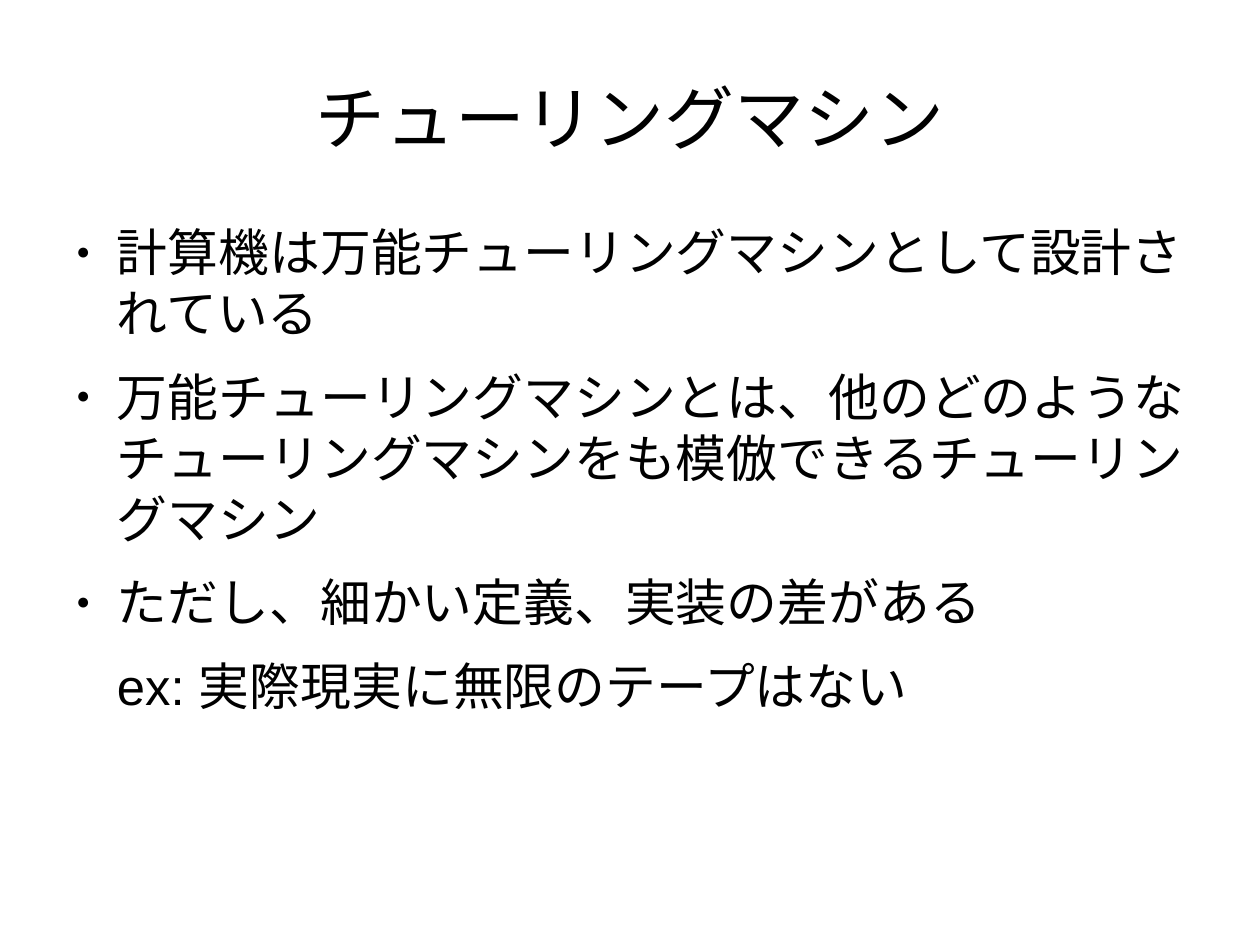
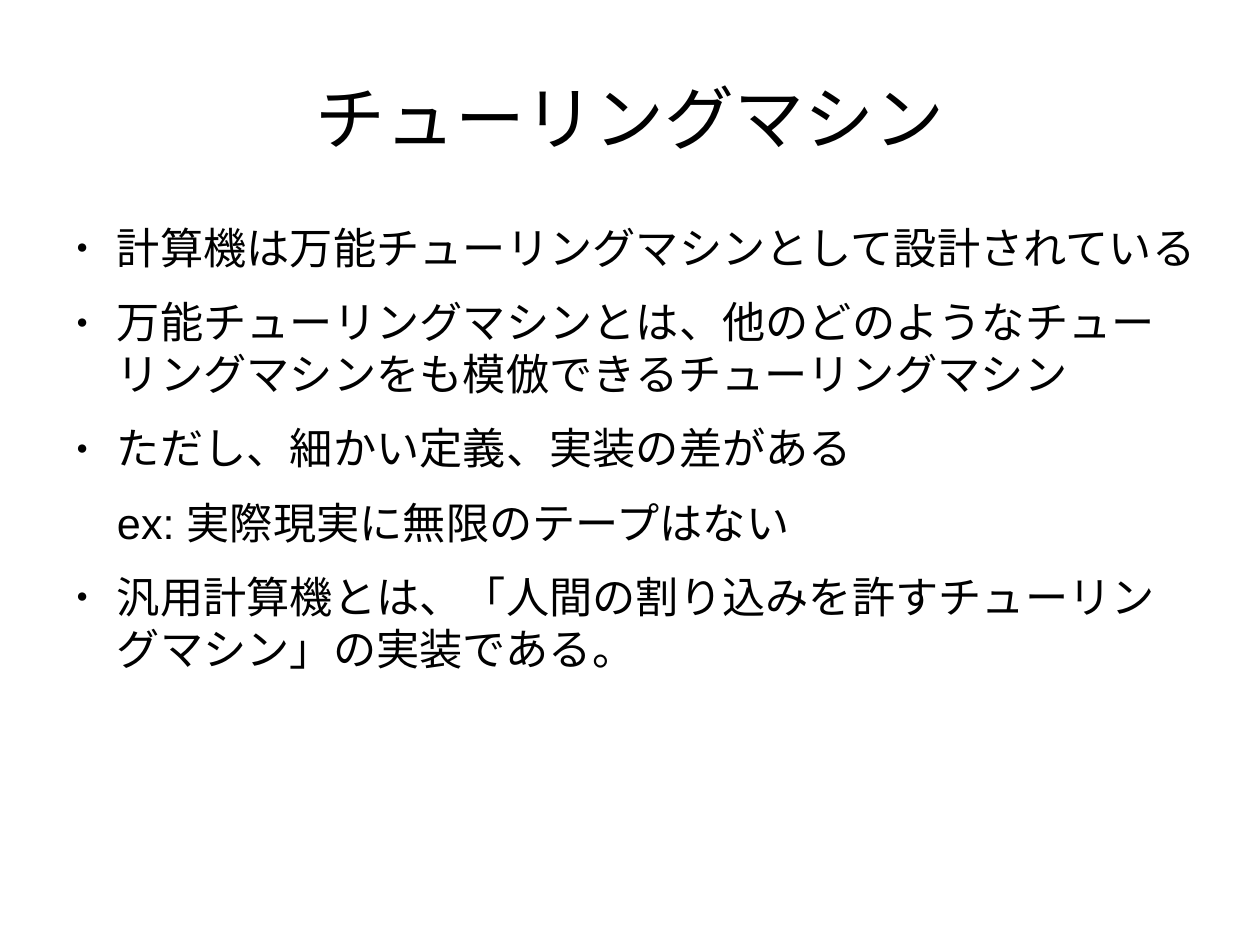
Before and after one commit to kouamano/Lecture_chishikikouzouka, a slide deck: slide 5 of turing.odp (slide 3 before the commit). Drawn at 1260x945 pixels with LibreOffice and Linux fonts; fonts in the diff are those of the drawing. Boxes give left, top, right and bottom in pixels: in the first picture for what was removed or moved away, otherwise in the second. Text is boxed around its words. In the diff, an @@ line names an element or a change of style, - is before the commit and + after.

```diff
--- a/turing.odp
+++ b/turing.odp
@@ text at (117,227,1195,543): size 32 to 27.2 pt in "計算機は万能チューリングマシンとして設計されている", "万能チューリングマシンとは、他のどのようなチューリングマシンをも模倣できるチューリングマシン", "ただし、細かい定義、実装の差がある", "ex: 実際現実に無限のテープはない" @@
@@ text at (117,576,1155,669): paragraph added @@
+● 汎用計算機とは、「人間の割り込みを許すチューリングマシン」の実装である。
```
Also in this commit, not shown: 1 other slide changed, 3 slides added.
